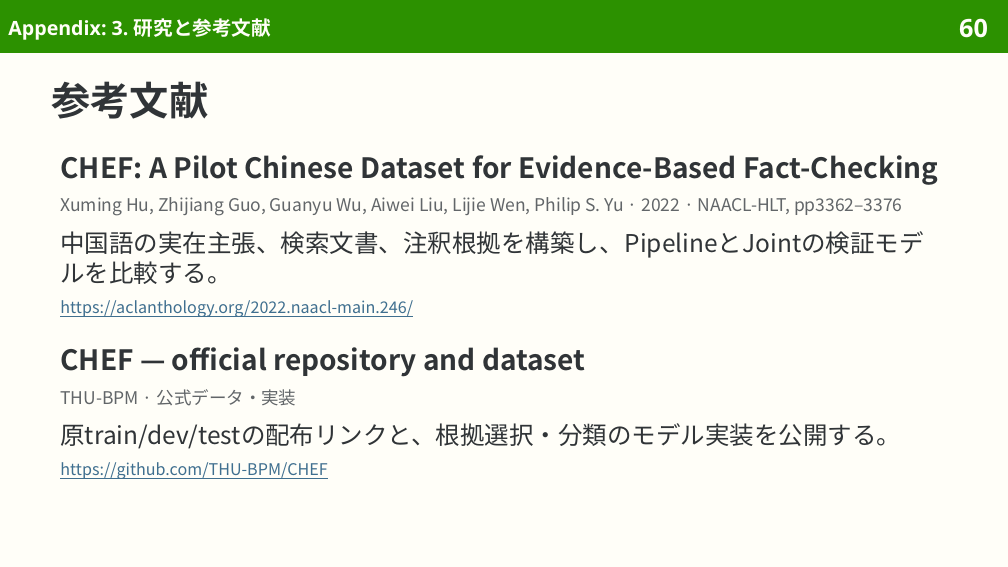
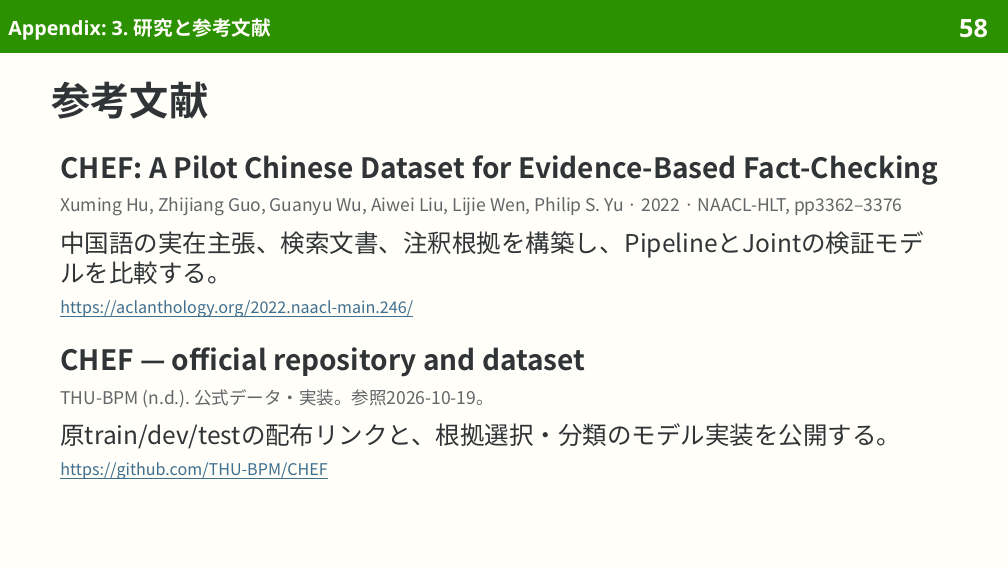
Before and after one commit to sasakiy84/datasets-in-10-minutes, a slide deck: slide 58 of slides/datasets-in-10-minutes-chef.pptx (slide 60 before the commit). Drawn at 1008x567 pixels with LibreOffice and Linux fonts; fonts in the diff are those of the drawing. Boxes give left, top, right and bottom in pixels: in the first picture for what was removed or moved away, otherwise in the second. Text is boxed around its words. In the diff, an @@ line names an element or a change of style, - is before the commit and + after.

```diff
--- a/slides/datasets-in-10-minutes-chef.pptx
+++ b/slides/datasets-in-10-minutes-chef.pptx
@@ page number at bbox=[959, 18, 988, 38]: text changed @@
-60
+58
@@ text at bbox=[60, 389, 493, 408]: text changed @@
-THU-BPM · 公式データ・実装
+THU-BPM (n.d.). 公式データ・実装。参照2026-10-19。
```
Also in this commit, not shown: 6 other slides changed, 3 slides removed, 53 other files.
